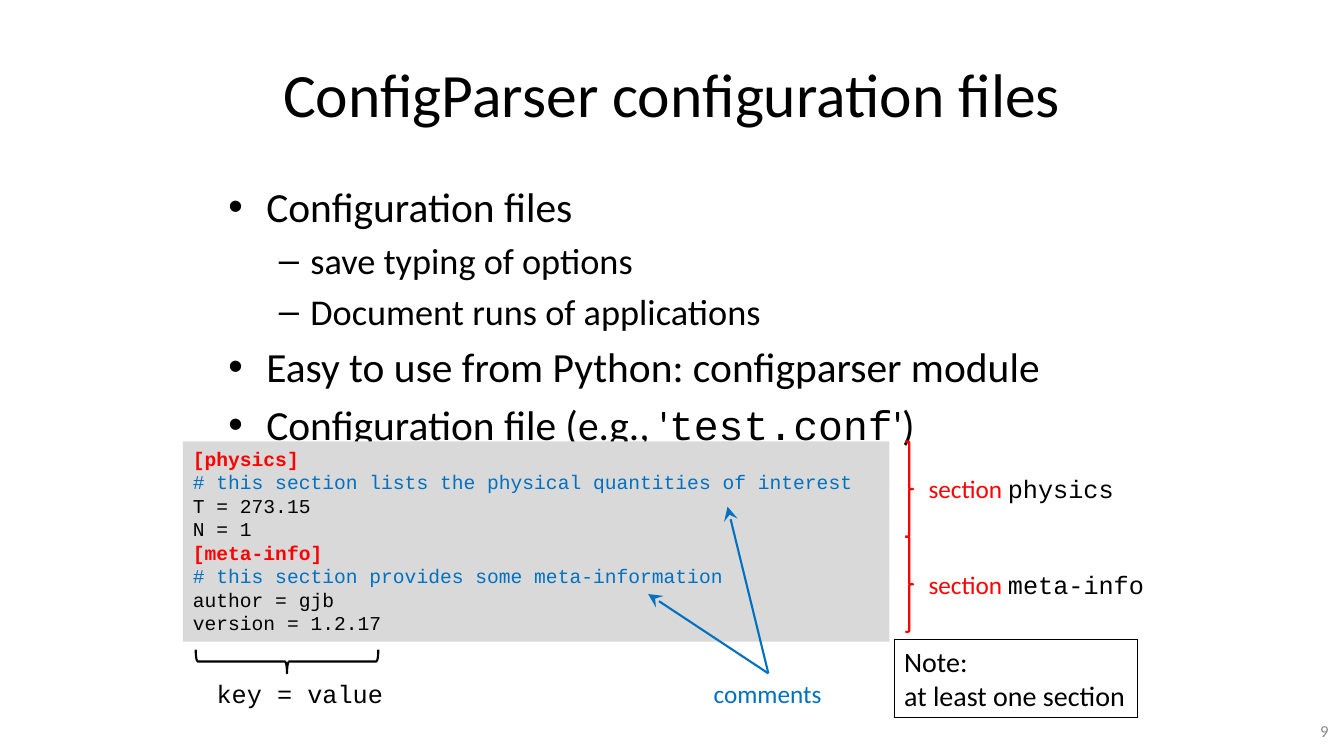
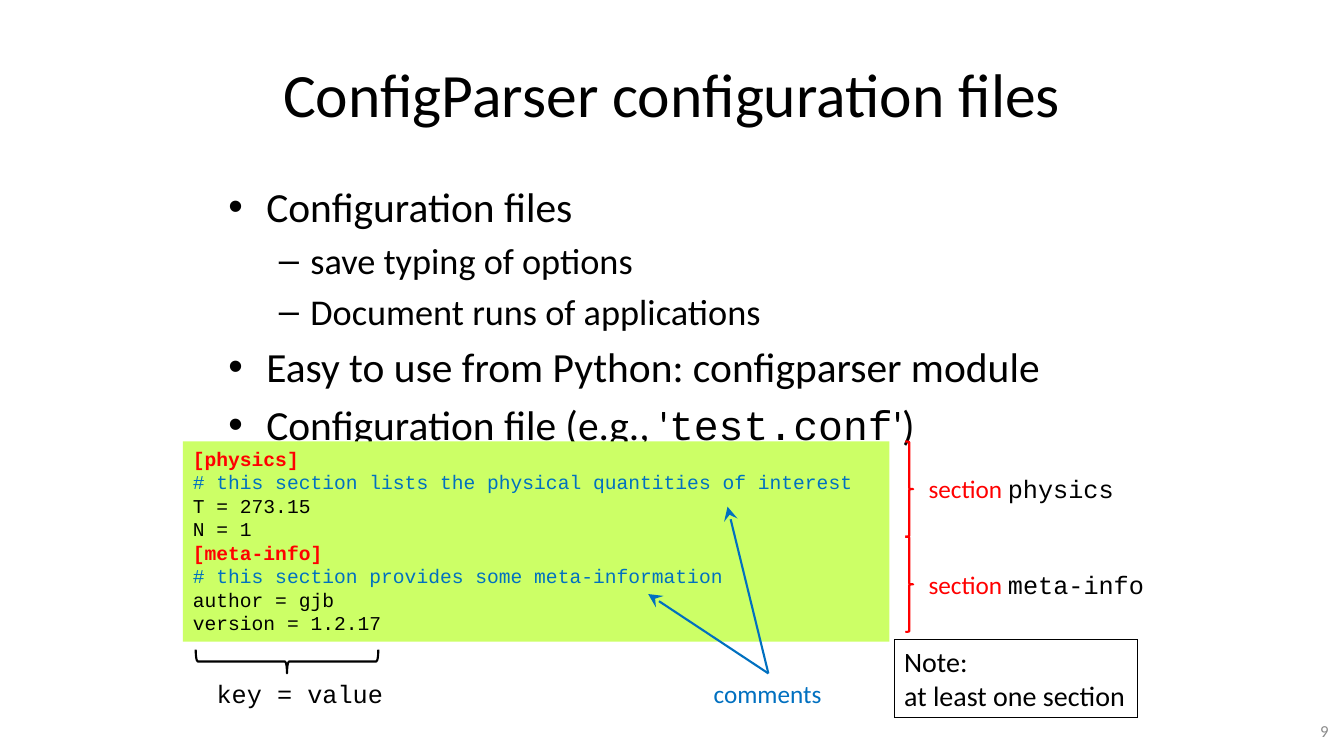
Before and after one commit to gjbex/Python-for-systems-programming, a slide deck: slide 9 of python_for_systems_programming.pptx. Drawn at 1344x756 pixels with LibreOffice and Linux fonts; fonts in the diff are those of the drawing. Boxes give left, top, right and bottom in pixels: in the first picture for what was removed or moved away, otherwise in the second. Text is boxed around its words. In the diff, an @@ line names an element or a change of style, - is before the commit and + after.

```diff
--- a/python_for_systems_programming.pptx
+++ b/python_for_systems_programming.pptx
@@ rectangle "[physics]" at [184,442,890,642]: fill #D9D9D9 to #CCFF66 @@
```
Also in this commit, not shown: 3 other slides changed, 6 slides added.
